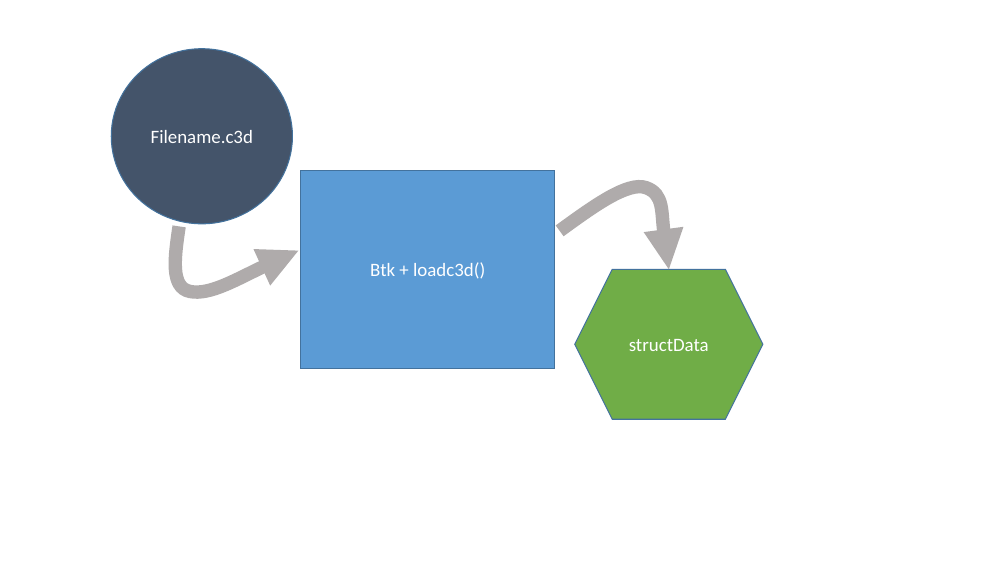
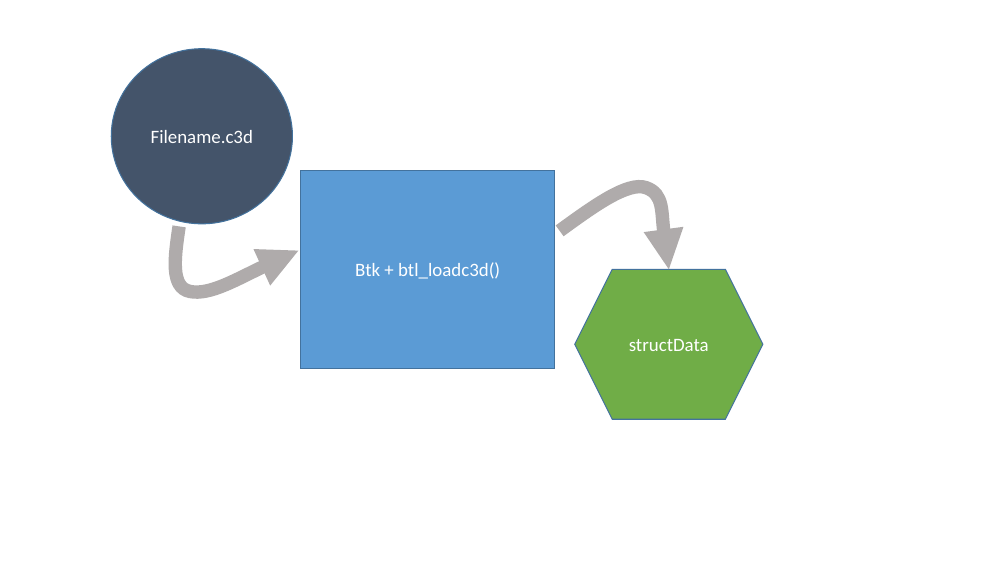
Before and after one commit to linkedinyou/c3d2OpenSim, a slide deck: slide 1 of documentation/imageWorks.pptx. Drawn at 1008x567 pixels with LibreOffice and Linux fonts; fonts in the diff are those of the drawing. Boxes give left, top, right and bottom in pixels: in the first picture for what was removed or moved away, otherwise in the second. Text is boxed around its words. In the diff, an @@ line names an element or a change of style, - is before the commit and + after.

```diff
--- a/documentation/imageWorks.pptx
+++ b/documentation/imageWorks.pptx
@@ text in rectangle at bbox=[355, 262, 500, 279]: text changed @@
-Btk + loadc3d()
+Btk + btl_loadc3d()
```
Also in this commit, not shown: 1 other slide changed.
